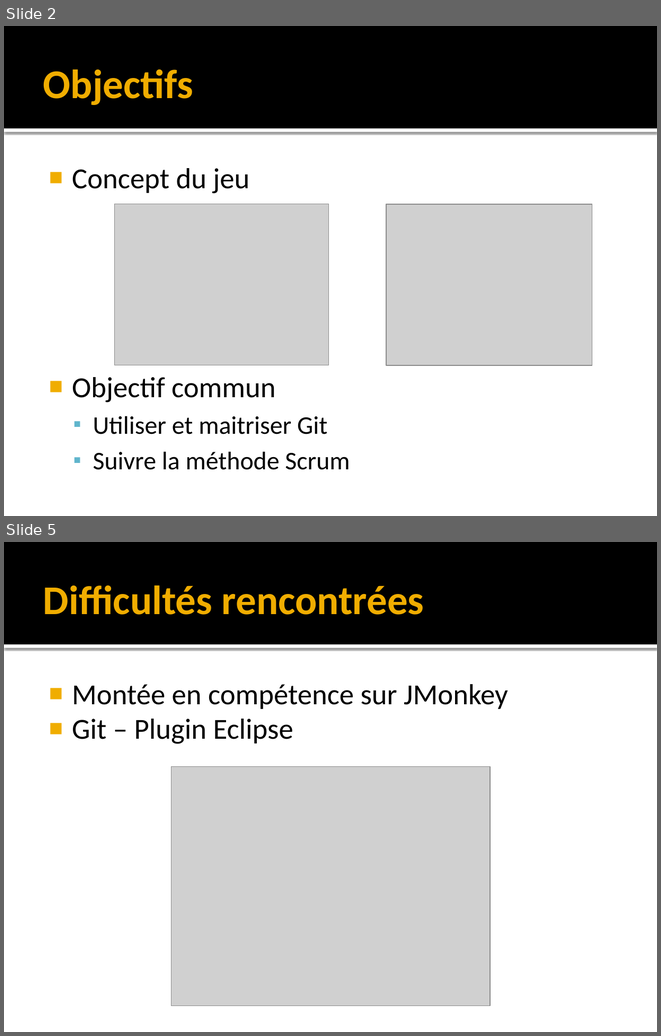
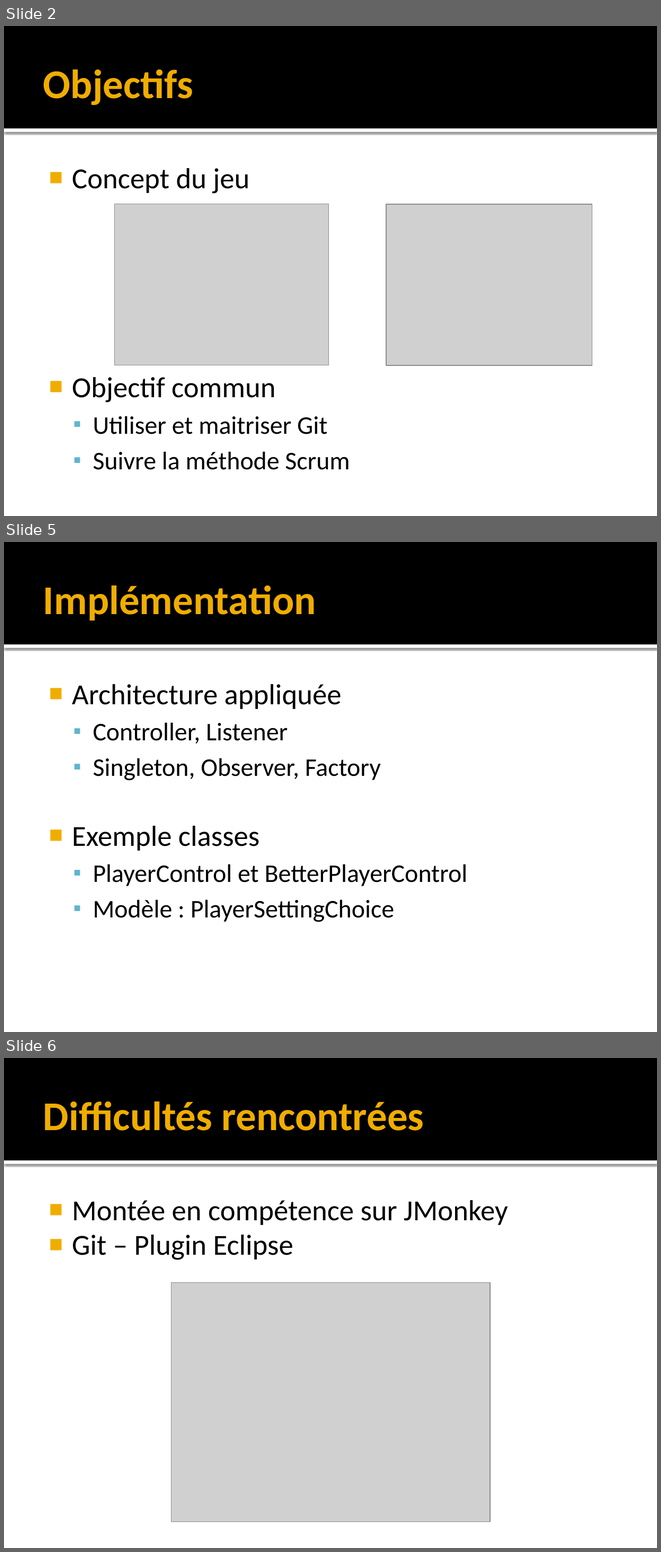
Before and after one commit to Louspirit/MiniCraft, a slide deck: doc/Presentation_Minicraft.pptx. Shown one above the other, each under a label of ours: slides 2 and 5 before the commit, slides 2, 5 and 6 after it; the slides between them are not shown. The pictures are 661x1036 and 661x1552 pixels, drawn with LibreOffice and Linux fonts; fonts in the diff are those of the drawing; grey boxes stand for pictures. Boxes give left, top, right and bottom in pixels: in the first picture for what was removed or moved away, otherwise in the second. Text is boxed around its words. In the diff, an @@ line names an element or a change of style, - is before the commit and + after.

```diff
--- a/doc/Presentation_Minicraft.pptx
+++ b/doc/Presentation_Minicraft.pptx
@@ slide 5 added at box(4, 542, 657, 1032), background #FFFFFF; not listed: 2 template elements that a slide beside it also shows @@
@@ title added at box(43, 585, 316, 620), 45 pt, text #F0AD00, bold @@
+Implémentation
@@ text added at box(72, 684, 468, 922), 28 pt, text #000000 @@
+■ Architecture appliquée
+  ▪ Controller, Listener
+  ▪ Singleton, Observer, Factory
+■ Exemple classes
+  ▪ PlayerControl et BetterPlayerControl
+  ▪ Modèle : PlayerSettingChoice
@@ what was slide 5 is now slide 6 @@
```
Also in this commit, not shown: 4 slides changed, 1 other slide added.
